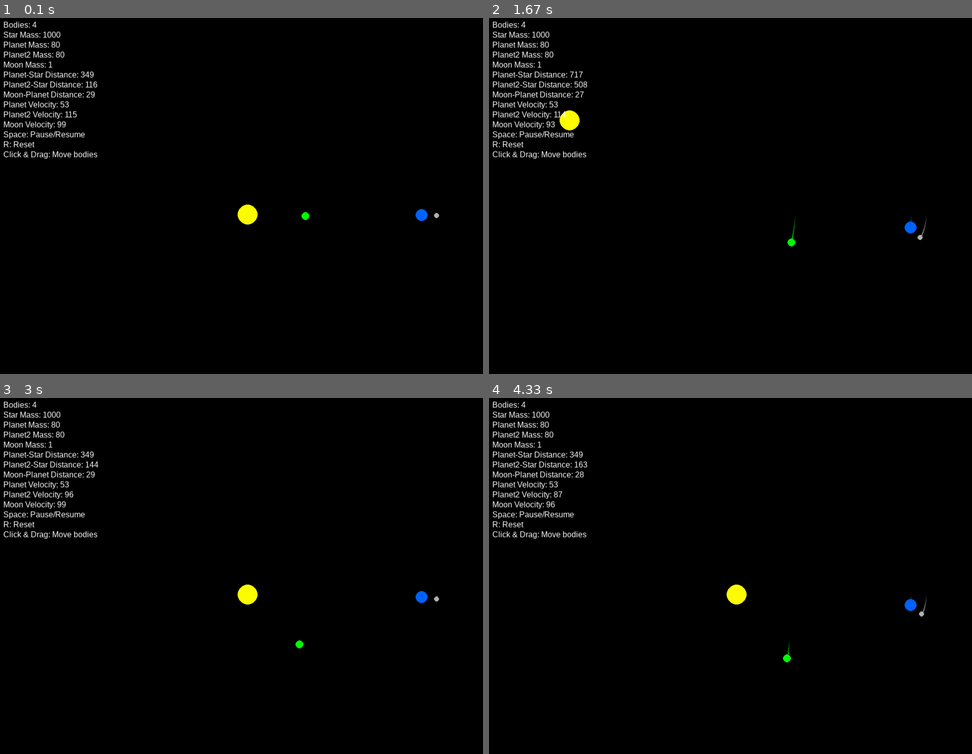
Above: before the commit, frames 1-4 (two rows, left to right).
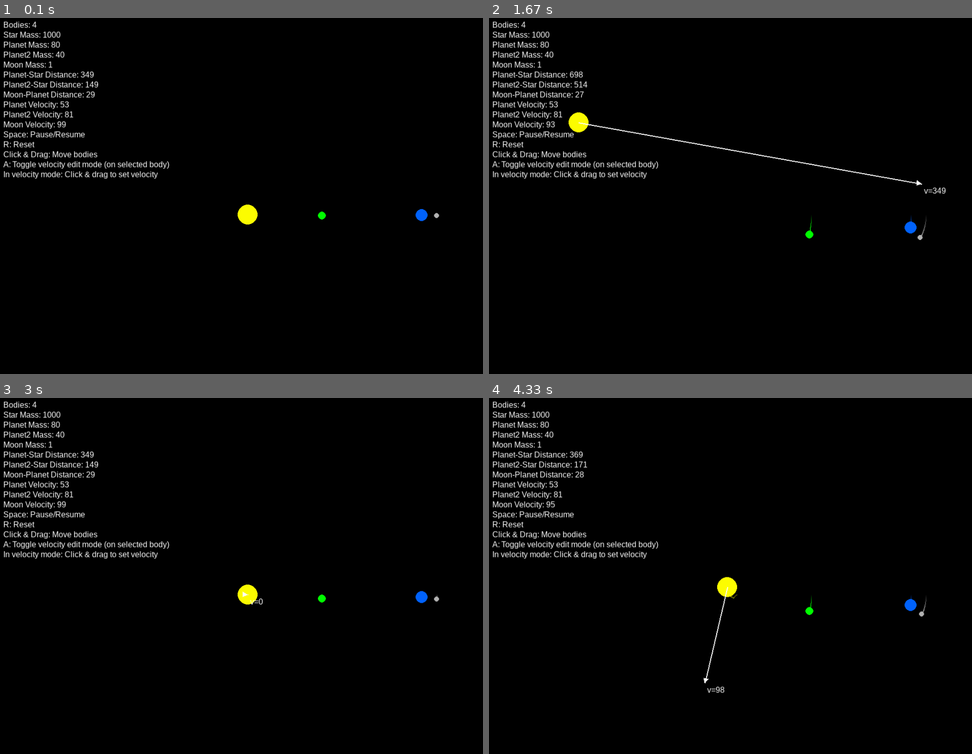
Above: after the commit, the same moments.

Repository: spacemane64/gravity_sim
Game: pygame game, started from gravity_sim.py
The game is run twice, just before and just after one commit, with the same random seed, the same clock (stepped at 60 frames per second) and the same inputs.
Inputs (mouse positions are in pixels of both pictures, inside the frame that each line leads up to):
- Up to frame 1 (0.1 s): no input
- Up to frame 2 (1.67 s): click (735, 213) at 0.38 s; press the mouse at (735, 213) at 0.7 s; move the mouse to (653, 167) at 0.8 s; release the mouse at (571, 121) at 0.93 s; tap A at 1 s; press the mouse at (735, 213) at 1.37 s; move the mouse to (827, 199) at 1.47 s; release the mouse at (918, 181) at 1.6 s
- Up to frame 3 (3 s): press the mouse at (246, 593) at 1.7 s; move the mouse to (255, 586) at 1.8 s; release the mouse at (270, 579) at 1.93 s; press the mouse at (246, 593) at 2.03 s; move the mouse to (265, 604) at 2.13 s; release the mouse at (284, 618) at 2.27 s; press the mouse at (246, 593) at 2.37 s; move the mouse to (333, 590) at 2.47 s; release the mouse at (420, 590) at 2.6 s; tap R at 2.67 s
- Up to frame 4 (4.33 s): tap Space at 3.07, 3.37 s; click (643, 693) at 3.08 s; click (571, 497) at 3.55 s; click (773, 465) at 3.88 s; click (706, 682) at 4.22 s

The runs differ from the first frame. In frame 1, 0.8% of the frame differs, in the area x 0-68%, y 9-57%; in frame 2, 1.4%, in the area x 0-95%, y 9-65%; in frame 3, 0.8%; in frame 4, 1.2%.

Commit message:
Gravity simulation

Diff:
--- a/gravity_sim.py
+++ b/gravity_sim.py
@@ -32,6 +32,7 @@
         self.trail = []
         self.max_trail_length = 100
         self.being_dragged = False
+        self.velocity_edit_mode = False
 
     def update_position(self, dt):
         if not self.being_dragged:
@@ -60,6 +61,42 @@
                            (int(self.position[0]), int(self.position[1])),
                            self.radius)
 
+        # Draw velocity arrow when in velocity edit mode
+        if self.velocity_edit_mode:
+            # Scale factor to make arrow visible
+            scale = 2.0
+            arrow_end = self.position + self.velocity * scale
+
+            # Draw the line
+            pygame.draw.line(surface, WHITE,
+                            (int(self.position[0]), int(self.position[1])),
+                            (int(arrow_end[0]), int(arrow_end[1])), 2)
+
+            # Draw arrowhead
+            if np.linalg.norm(self.velocity) > 0:
+                # Calculate direction
+                direction = self.velocity / np.linalg.norm(self.velocity)
+                # Arrow head size
+                head_size = 10
+                # Calculate perpendicular vectors
+                perpendicular = np.array([-direction[1], direction[0]])
+
+                # Calculate arrowhead points
+                point1 = arrow_end - direction * head_size + perpendicular * head_size/2
+                point2 = arrow_end - direction * head_size - perpendicular * head_size/2
+
+                # Draw arrowhead
+                pygame.draw.polygon(surface, WHITE, [
+                    (int(arrow_end[0]), int(arrow_end[1])),
+                    (int(point1[0]), int(point1[1])),
+                    (int(point2[0]), int(point2[1]))
+                ])
+
+            # Draw velocity magnitude text
+            vel_magnitude = np.linalg.norm(self.velocity)
+            vel_text = font.render(f"v={int(vel_magnitude)}", True, WHITE)
+            surface.blit(vel_text, (int(arrow_end[0]) + 5, int(arrow_end[1]) + 5))
+
     def apply_force(self, force, dt):
         if not self.being_dragged:
             # F = ma -> a = F/m
@@ -91,7 +128,7 @@
 def reset_simulation():
     # Planet-star distance - increased to reduce star's influence on moon
     planet_star_distance = 350  # was 200
-    planet2_star_distance = 100  # was 200
+    planet2_star_distance = 150  # Distance for the green planet
 
     # Moon-planet distance - made smaller to strengthen planet's gravity on moon
     moon_planet_distance = 30   # was 40
@@ -109,7 +146,10 @@
     planet.velocity = np.array([0, planet_velocity_magnitude], dtype=float)
     planet.trail = []
 
-        # Calculate planet's velocity for stable orbit given the new distance
+    # Reset planet2 (green planet) - closer to the star
+    planet2.position = np.array([width/2 + planet2_star_distance, height/2], dtype=float)
+
+    # Calculate planet2's velocity for stable orbit
     planet2_velocity_magnitude = math.sqrt(G * star.mass / planet2_star_distance)
     planet2.velocity = np.array([0, planet2_velocity_magnitude], dtype=float)
     planet2.trail = []
@@ -139,7 +179,7 @@
 
 # Planet-star distance - increased to reduce star's influence on moon
 planet_star_distance = 350  # was 200
-planet2_star_distance = 75  # was 200
+planet2_star_distance = 150  # Distance for the green planet
 # Moon-planet distance - made smaller to strengthen planet's gravity on moon
 moon_planet_distance = 30   # was 40
 
@@ -153,9 +193,10 @@
     radius=12
 )
 
+# Green planet - closer to the star
 planet2 = Body(
-    mass=80,  # Increased mass to have stronger influence on moon
-    position=[width/2 + planet_star_distance/3, height/2],
+    mass=40,  # Smaller mass than blue planet
+    position=[width/2 + planet2_star_distance, height/2],
     # Initial velocity for a stable orbit
     velocity=[0, math.sqrt(G * star.mass / planet2_star_distance)],
     color=GREEN,
@@ -191,6 +232,9 @@
 clock = pygame.time.Clock()
 paused = False
 dragging_body = None
+selected_body = None
+velocity_edit_mode = False
+velocity_edit_start = None
 running = True
 
 while running:
@@ -208,25 +252,61 @@
                 # Reset simulation
                 reset_simulation()
 
+            elif event.key == pygame.K_a:
+                # Toggle velocity edit mode for the selected body
+                if selected_body:
+                    selected_body.velocity_edit_mode = not selected_body.velocity_edit_mode
+                    velocity_edit_mode = selected_body.velocity_edit_mode
+                    velocity_edit_start = None
+
         elif event.type == pygame.MOUSEBUTTONDOWN:
-            # Check if a body was clicked
-            mouse_pos = pygame.mouse.get_pos()
-            for body in bodies:
-                # Calculate distance to the body
-                distance = math.sqrt((body.position[0] - mouse_pos[0])**2 +
-                                   (body.position[1] - mouse_pos[1])**2)
-                if distance <= body.radius:
-                    dragging_body = body
-                    body.being_dragged = True
-                    break
+            # Check if in velocity edit mode
+            if velocity_edit_mode and selected_body:
+                # Start velocity edit from clicked position
+                mouse_pos = pygame.mouse.get_pos()
+                velocity_edit_start = np.array([mouse_pos[0], mouse_pos[1]], dtype=float)
+            else:
+                # Check if a body was clicked
+                mouse_pos = pygame.mouse.get_pos()
+                for body in bodies:
+                    # Calculate distance to the body
+                    distance = math.sqrt((body.position[0] - mouse_pos[0])**2 +
+                                      (body.position[1] - mouse_pos[1])**2)
+                    if distance <= body.radius:
+                        dragging_body = body
+                        selected_body = body
+                        body.being_dragged = True
+                        break
 
         elif event.type == pygame.MOUSEBUTTONUP:
+            # If in velocity edit mode, set the new velocity
+            if velocity_edit_mode and selected_body and velocity_edit_start is not None:
+                mouse_pos = pygame.mouse.get_pos()
+                mouse_vec = np.array([mouse_pos[0], mouse_pos[1]], dtype=float)
+
+                # Calculate new velocity from the drag vector
+                new_velocity = (mouse_vec - selected_body.position) / 2.0
+                selected_body.velocity = new_velocity
+
+                velocity_edit_start = None
+
+            # End dragging
             if dragging_body:
                 dragging_body.being_dragged = False
                 dragging_body = None
 
         elif event.type == pygame.MOUSEMOTION:
-            if dragging_body:
+            # Preview velocity in edit mode
+            if velocity_edit_mode and selected_body and velocity_edit_start is not None:
+                mouse_pos = pygame.mouse.get_pos()
+                mouse_vec = np.array([mouse_pos[0], mouse_pos[1]], dtype=float)
+
+                # Preview new velocity
+                new_velocity = (mouse_vec - selected_body.position) / 2.0
+                selected_body.velocity = new_velocity
+
+            # Regular dragging
+            elif dragging_body:
                 # Update body position to mouse position
                 mouse_pos = pygame.mouse.get_pos()
                 dragging_body.position = np.array([mouse_pos[0], mouse_pos[1]], dtype=float)
@@ -274,7 +354,9 @@
         f"Moon Velocity: {int(np.linalg.norm(moon.velocity))}",
         "Space: Pause/Resume",
         "R: Reset",
-        "Click & Drag: Move bodies"
+        "Click & Drag: Move bodies",
+        "A: Toggle velocity edit mode (on selected body)",
+        "In velocity mode: Click & drag to set velocity"
     ]
 
     for i, text in enumerate(info_text):
